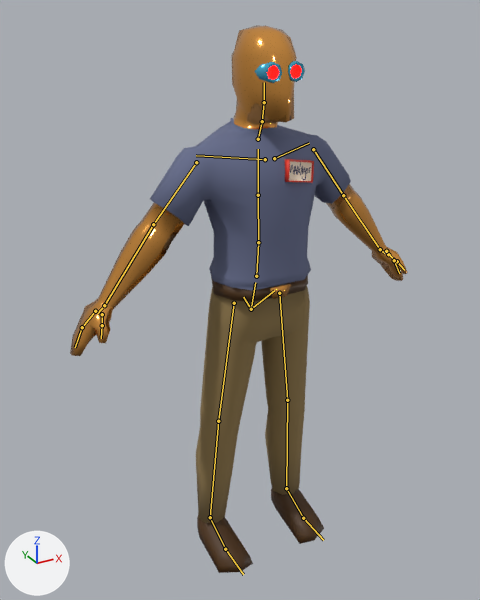
The glTF model NPC/Manager/Assets/NPC_Manager.glb: old version first, new version second.
Rendered twice from a 50 mm lens placed at (-1.9, -3.24, 3.4), pointed at (0.09, 0.37, 1.59). Lighting does not change. The marker at lower left points along +X, +Y and +Z. The bones that bend it are drawn over the model as lines.

In view in the first picture: 'Human_Male_Template'.
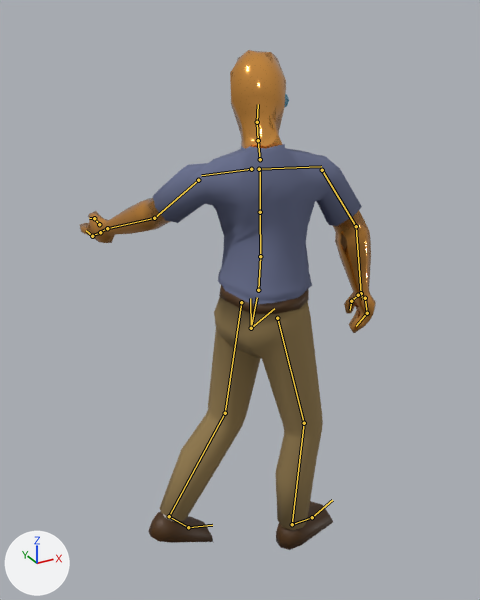
The newer file adds an action. The first version stands in its rest pose; the second is drawn at frame 18 of the action 'Character_Attack'.

Changed parts and their boxes [x1, y1, x2, y2] in the pictures (480 x 600 px):
'Human_Male_Template', posed (12% narrower, 9% shorter): before [70, 25, 408, 573]; after [80, 50, 376, 550]
bone 'spine', root to tip: before (251, 309) to (255, 282); after (251, 328) to (257, 297)
bone 'spine.003', root to tip: before (258, 195) to (258, 149); after (260, 212) to (260, 169)
bone 'spine.006', root to tip: before (264, 102) to (264, 82); after (257, 122) to (258, 104)
bone 'shoulder.L', root to tip: before (274, 158) to (309, 143); after (251, 169) to (201, 175)
bone 'upper_arm.L', root to tip: before (313, 149) to (343, 195); after (198, 180) to (154, 218)
bone 'forearm.L', root to tip: before (343, 195) to (380, 249); after (154, 218) to (107, 228)
bone 'thumb.01.L', root to tip: before (388, 254) to (397, 261); after (99, 224) to (94, 218)
bone 'thumb.02.L', root to tip: before (397, 261) to (404, 270); after (94, 218) to (89, 218)
bone 'palm.02.L', root to tip: before (386, 251) to (394, 260); after (100, 232) to (92, 235)
bone 'f_middle.01.L', root to tip: before (394, 260) to (399, 273); after (92, 236) to (86, 230)
bone 'upper_arm.R', root to tip: before (196, 162) to (153, 224); after (322, 170) to (356, 226)
bone 'forearm.R', root to tip: before (153, 224) to (104, 305); after (356, 226) to (361, 293)
bone 'thumb.01.R', root to tip: before (102, 314) to (102, 325); after (358, 295) to (351, 301)
bone 'thumb.02.R', root to tip: before (102, 325) to (101, 338); after (351, 301) to (350, 310)
bone 'palm.02.R', root to tip: before (95, 311) to (82, 327); after (365, 298) to (367, 312)
bone 'f_middle.01.R', root to tip: before (82, 327) to (75, 347); after (367, 313) to (356, 326)
bone 'thigh.L', root to tip: before (279, 293) to (287, 400); after (241, 302) to (225, 413)
bone 'shin.L', root to tip: before (287, 400) to (286, 488); after (225, 413) to (169, 516)
bone 'foot.L', root to tip: before (286, 488) to (303, 518); after (169, 516) to (188, 527)
bone 'thigh.R', root to tip: before (234, 303) to (218, 421); after (277, 318) to (304, 423)
bone 'shin.R', root to tip: before (218, 421) to (210, 517); after (304, 423) to (292, 524)
bone 'foot.R', root to tip: before (210, 517) to (225, 549); after (292, 524) to (312, 517)

Patch to the scene script:
```diff
--- a/NPC/Manager/Assets/NPC_Manager.glb.py
+++ b/NPC/Manager/Assets/NPC_Manager.glb.py
@@ bone_spine @@
 bone_spine = bpy.data.objects['Npc_Manager'].pose.bones['spine']
-bone_spine.location = (0.0, 0.0, 0.0)
-bone_spine.rotation_quaternion = (1.0, 0.0, 0.0, 0.0)  # degrees (0, 0, 0)
+bone_spine.location = (0.0, -0.129, 0.033)
+bone_spine.rotation_quaternion = (0.613, 0.0, 0.765, -0.197)  # degrees (61, 110, 44)
@@ bone_spine_003 @@
 bone_spine_003 = bpy.data.objects['Npc_Manager'].pose.bones['spine.003']  # child of 'spine.002'
-bone_spine_003.rotation_quaternion = (1.0, 0.0, 0.0, 0.0)  # degrees (0, 0, 0)
+bone_spine_003.rotation_quaternion = (0.861, -0.01, 0.508, 0.007)  # degrees (-1, 61, 0)
@@ bone_spine_006 @@
 bone_spine_006 = bpy.data.objects['Npc_Manager'].pose.bones['spine.006']  # child of 'spine.005'
-bone_spine_006.rotation_quaternion = (1.0, 0.0, 0.0, 0.0)  # degrees (0, 0, 0)
+bone_spine_006.rotation_quaternion = (0.91, 0.237, -0.342, 0.004)  # degrees (33, -39, -11)
@@ bone_shoulder_l @@
 bone_shoulder_l = bpy.data.objects['Npc_Manager'].pose.bones['shoulder.L']  # child of 'spine.003'
-bone_shoulder_l.location = (0.0, 0.0, 0.0)
+bone_shoulder_l.location = (0.003, -0.018, 0.002)
@@ bone_upper_arm_l @@
 bone_upper_arm_l = bpy.data.objects['Npc_Manager'].pose.bones['upper_arm.L']  # child of 'shoulder.L'
-bone_upper_arm_l.rotation_quaternion = (1.0, 0.0, 0.0, 0.0)  # degrees (0, 0, 0)
+bone_upper_arm_l.rotation_quaternion = (0.834, 0.242, -0.479, -0.127)  # degrees (51, -48, -41)
@@ bone_forearm_l @@
 bone_forearm_l = bpy.data.objects['Npc_Manager'].pose.bones['forearm.L']  # child of 'upper_arm.L'
-bone_forearm_l.rotation_quaternion = (1.0, 0.0, 0.0, 0.0)  # degrees (0, 0, 0)
+bone_forearm_l.rotation_quaternion = (0.977, 0.113, -0.111, -0.139)  # degrees (15, -11, -18)
@@ bone_thumb_01_l @@
 bone_thumb_01_l = bpy.data.objects['Npc_Manager'].pose.bones['thumb.01.L']  # child of 'hand.L'
-bone_thumb_01_l.rotation_quaternion = (1.0, 0.0, 0.0, 0.0)  # degrees (0, 0, 0)
+bone_thumb_01_l.rotation_quaternion = (-0.952, -0.14, -0.191, -0.196)  # degrees (21, 18, 27)
@@ bone_thumb_02_l @@
 bone_thumb_02_l = bpy.data.objects['Npc_Manager'].pose.bones['thumb.02.L']  # child of 'thumb.01.L'
-bone_thumb_02_l.rotation_quaternion = (1.0, 0.0, 0.0, 0.0)  # degrees (0, 0, 0)
+bone_thumb_02_l.rotation_quaternion = (0.981, 0.129, -0.146, -0.013)  # degrees (15, -16, -4)
@@ bone_palm_02_l @@
 bone_palm_02_l = bpy.data.objects['Npc_Manager'].pose.bones['palm.02.L']  # child of 'hand.L'
-bone_palm_02_l.rotation_quaternion = (1.0, 0.0, 0.0, 0.0)  # degrees (0, 0, 0)
+bone_palm_02_l.rotation_quaternion = (0.998, 0.06, -0.016, 0.001)  # degrees (7, -2, 0)
@@ bone_f_middle_01_l @@
 bone_f_middle_01_l = bpy.data.objects['Npc_Manager'].pose.bones['f_middle.01.L']  # child of 'palm.02.L'
-bone_f_middle_01_l.location = (0.0, 0.0, 0.0)
-bone_f_middle_01_l.rotation_quaternion = (1.0, 0.0, 0.0, 0.0)  # degrees (0, 0, 0)
+bone_f_middle_01_l.location = (0.001, 0.002, -0.002)
+bone_f_middle_01_l.rotation_quaternion = (0.907, 0.08, -0.404, 0.085)  # degrees (7, -48, 8)
@@ bone_upper_arm_r @@
 bone_upper_arm_r = bpy.data.objects['Npc_Manager'].pose.bones['upper_arm.R']  # child of 'shoulder.R'
-bone_upper_arm_r.rotation_quaternion = (1.0, 0.0, 0.0, 0.0)  # degrees (0, 0, 0)
+bone_upper_arm_r.rotation_quaternion = (0.993, -0.086, -0.02, 0.072)  # degrees (-10, -2, 8)
@@ bone_forearm_r @@
 bone_forearm_r = bpy.data.objects['Npc_Manager'].pose.bones['forearm.R']  # child of 'upper_arm.R'
-bone_forearm_r.rotation_quaternion = (1.0, 0.0, 0.0, 0.0)  # degrees (0, 0, 0)
+bone_forearm_r.rotation_quaternion = (0.974, 0.157, -0.095, 0.133)  # degrees (17, -13, 14)
@@ bone_thumb_01_r @@
 bone_thumb_01_r = bpy.data.objects['Npc_Manager'].pose.bones['thumb.01.R']  # child of 'hand.R'
-bone_thumb_01_r.rotation_quaternion = (1.0, 0.0, 0.0, 0.0)  # degrees (0, 0, 0)
+bone_thumb_01_r.rotation_quaternion = (-0.952, -0.14, 0.191, 0.196)  # degrees (21, -18, -27)
@@ bone_thumb_02_r @@
 bone_thumb_02_r = bpy.data.objects['Npc_Manager'].pose.bones['thumb.02.R']  # child of 'thumb.01.R'
-bone_thumb_02_r.rotation_quaternion = (1.0, 0.0, 0.0, 0.0)  # degrees (0, 0, 0)
+bone_thumb_02_r.rotation_quaternion = (0.981, 0.129, 0.146, 0.013)  # degrees (15, 16, 4)
@@ bone_palm_02_r @@
 bone_palm_02_r = bpy.data.objects['Npc_Manager'].pose.bones['palm.02.R']  # child of 'hand.R'
-bone_palm_02_r.rotation_quaternion = (1.0, 0.0, 0.0, 0.0)  # degrees (0, 0, 0)
+bone_palm_02_r.rotation_quaternion = (0.998, 0.06, 0.016, -0.001)  # degrees (7, 2, 0)
@@ bone_f_middle_01_r @@
 bone_f_middle_01_r = bpy.data.objects['Npc_Manager'].pose.bones['f_middle.01.R']  # child of 'palm.02.R'
-bone_f_middle_01_r.location = (0.0, 0.0, 0.0)
-bone_f_middle_01_r.rotation_quaternion = (1.0, 0.0, 0.0, 0.0)  # degrees (0, 0, 0)
+bone_f_middle_01_r.location = (-0.001, 0.002, -0.002)
+bone_f_middle_01_r.rotation_quaternion = (0.949, 0.291, 0.125, 0.003)  # degrees (35, 14, 5)
@@ bone_thigh_l @@
 bone_thigh_l = bpy.data.objects['Npc_Manager'].pose.bones['thigh.L']  # child of 'spine'
-bone_thigh_l.rotation_quaternion = (1.0, 0.0, 0.0, 0.0)  # degrees (0, 0, 0)
+bone_thigh_l.rotation_quaternion = (0.998, 0.052, 0.029, 0.033)  # degrees (6, 3, 4)
@@ bone_shin_l @@
 bone_shin_l = bpy.data.objects['Npc_Manager'].pose.bones['shin.L']  # child of 'thigh.L'
-bone_shin_l.rotation_quaternion = (1.0, 0.0, 0.0, 0.0)  # degrees (0, 0, 0)
+bone_shin_l.rotation_quaternion = (0.971, 0.238, 0.014, -0.013)  # degrees (28, 2, -1)
@@ bone_foot_l @@
 bone_foot_l = bpy.data.objects['Npc_Manager'].pose.bones['foot.L']  # child of 'shin.L'
-bone_foot_l.rotation_quaternion = (1.0, 0.0, 0.0, 0.0)  # degrees (0, 0, 0)
+bone_foot_l.rotation_quaternion = (0.998, -0.058, -0.011, -0.016)  # degrees (-7, -1, -2)
@@ bone_thigh_r @@
 bone_thigh_r = bpy.data.objects['Npc_Manager'].pose.bones['thigh.R']  # child of 'spine'
-bone_thigh_r.rotation_quaternion = (1.0, 0.0, 0.0, 0.0)  # degrees (0, 0, 0)
+bone_thigh_r.rotation_quaternion = (0.992, -0.123, 0.029, -0.005)  # degrees (-14, 3, -1)
@@ bone_shin_r @@
 bone_shin_r = bpy.data.objects['Npc_Manager'].pose.bones['shin.R']  # child of 'thigh.R'
-bone_shin_r.rotation_quaternion = (1.0, 0.0, 0.0, 0.0)  # degrees (0, 0, 0)
+bone_shin_r.rotation_quaternion = (0.987, 0.151, -0.047, -0.021)  # degrees (18, -5, -3)
@@ bone_foot_r @@
 bone_foot_r = bpy.data.objects['Npc_Manager'].pose.bones['foot.R']  # child of 'shin.R'
-bone_foot_r.rotation_quaternion = (1.0, 0.0, 0.0, 0.0)  # degrees (0, 0, 0)
+bone_foot_r.rotation_quaternion = (0.999, -0.046, 0.003, 0.006)  # degrees (-5, 0, 1)
```
